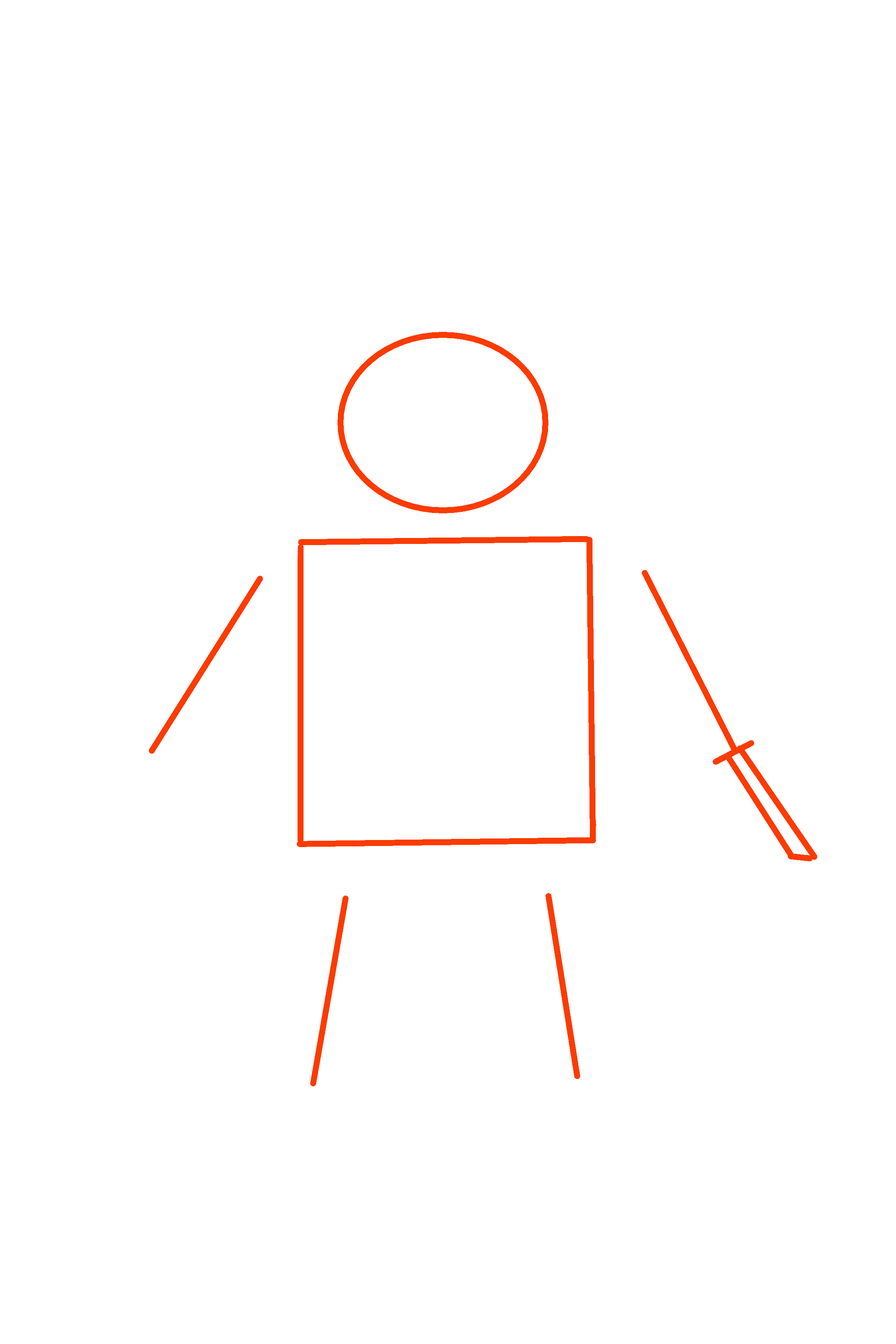
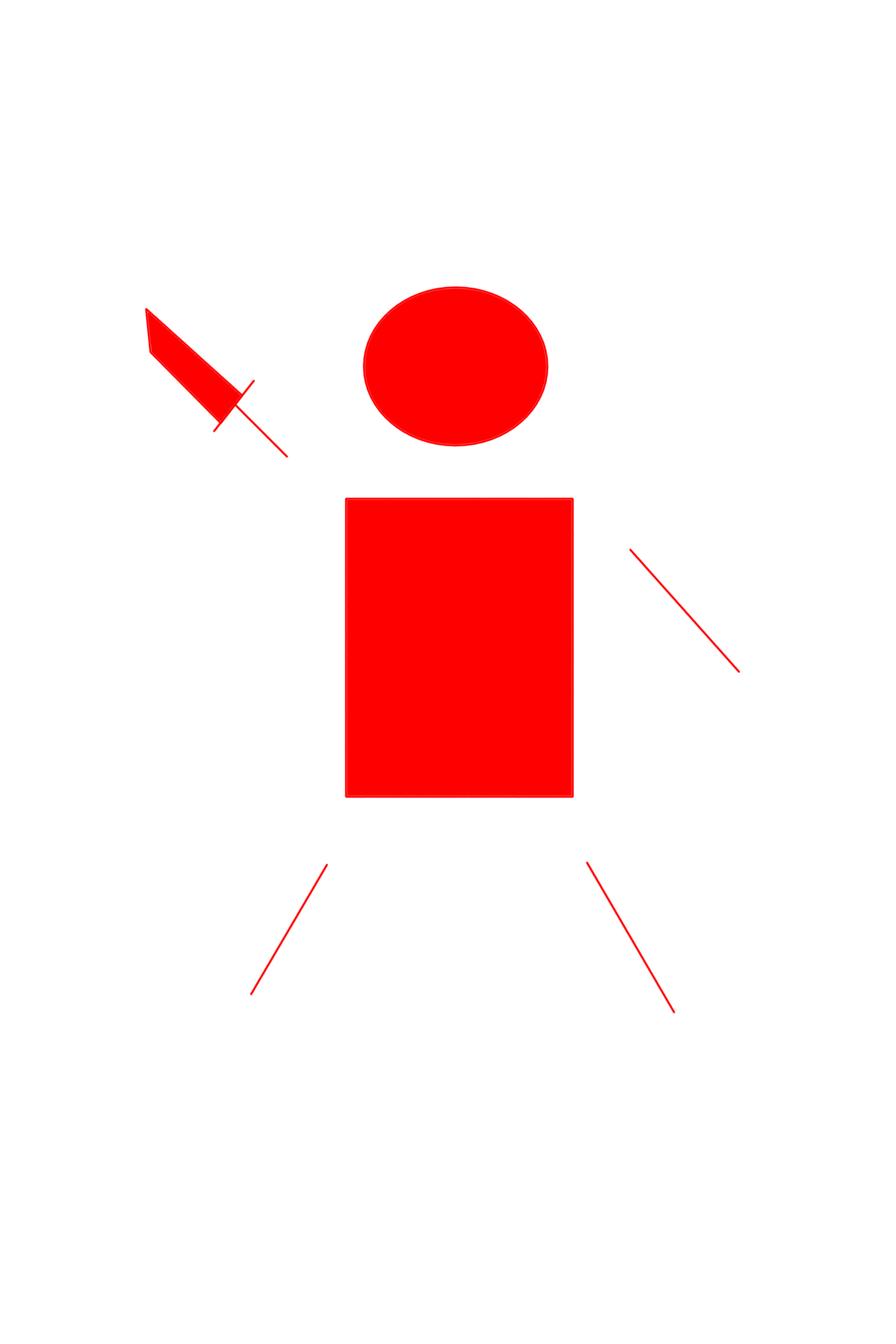
Revision of a layered 896 x 1344 image; what changed, layer by layer:
removed layer "Paint Layer 1" over bbox(144, 310, 817, 1087)
added layer "Red Stickman Head" above "Red Stickman Body" over bbox(358, 285, 549, 454)
added layer "Red Stickman Body" above "Red Stickman Sword" over bbox(334, 477, 596, 813)
added layer "Red Stickman Sword" above "Red Stickman Arm" over bbox(184, 538, 311, 693)
added layer "Red Stickman Arm" above "Red Stickman Frontleg" over bbox(184, 525, 741, 693)
added layer "Red Stickman Frontleg" above "Red Stickman Backleg" over bbox(249, 862, 335, 1004)
added layer "Red Stickman Backleg" above "Background" over bbox(573, 835, 676, 1014)
